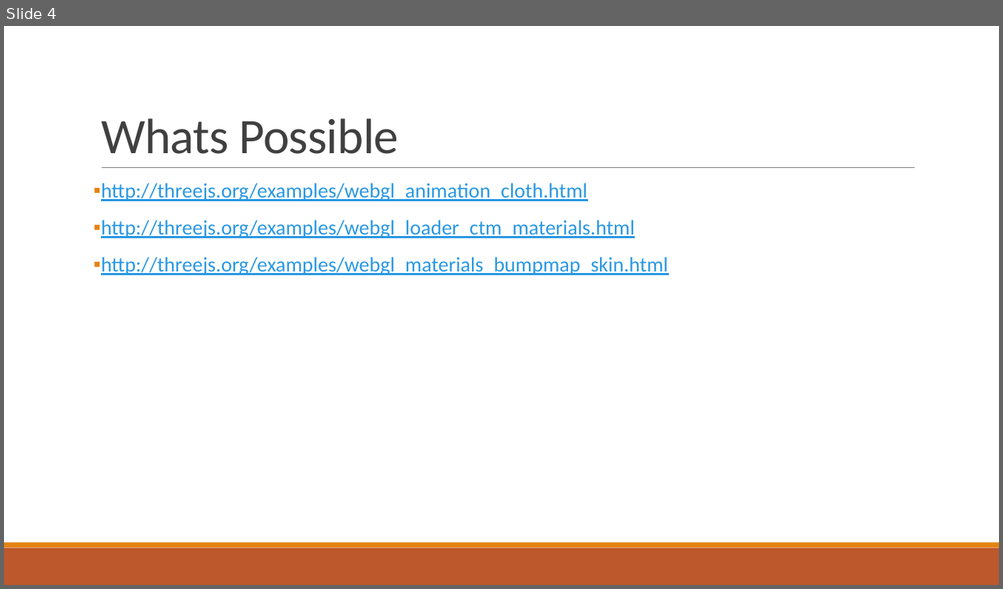
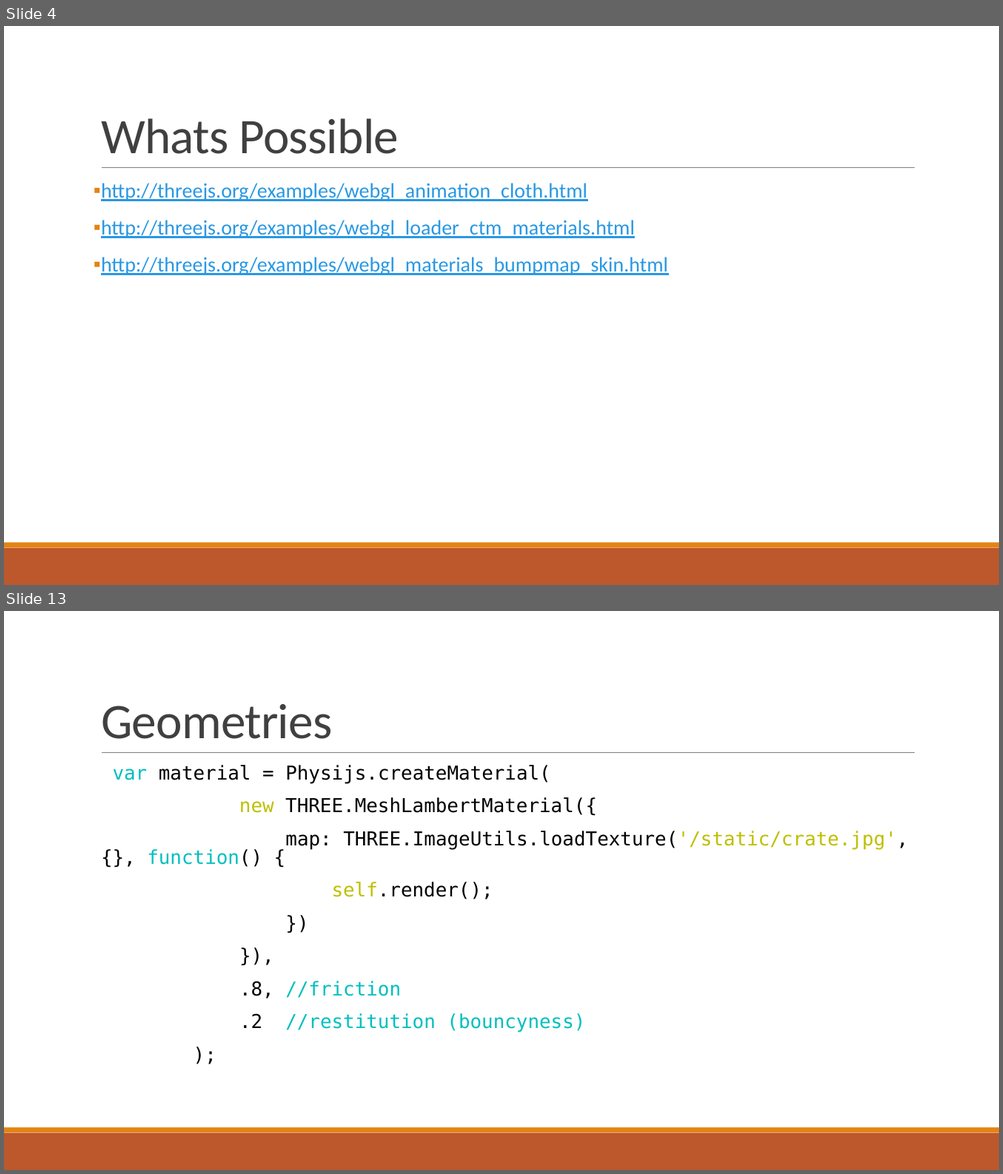
Before and after one commit to nburana/html5demo, a slide deck: notes/demo.pptx. Shown one above the other, each under a label of ours: slide 4 before the commit, slides 4 and 13 after it; the slides between them are not shown. The pictures are 1003x589 and 1003x1174 pixels, drawn with LibreOffice and Linux fonts; fonts in the diff are those of the drawing. Boxes give left, top, right and bottom in pixels: in the first picture for what was removed or moved away, otherwise in the second. Text is boxed around its words. In the diff, an @@ line names an element or a change of style, - is before the commit and + after.

```diff
--- a/notes/demo.pptx
+++ b/notes/demo.pptx
@@ slide 13 added at <box>4,611,999,1170</box>, background #FFFFFF; not listed: 3 template elements that a slide beside it also shows @@
@@ title added at <box>101,704,333,739</box>, 48 pt, text #404040 @@
+Geometries
@@ text added at <box>113,765,908,1033</box>, 18.5 pt, text #000000 @@
+  var material = Physijs.createMaterial(
+  new THREE.MeshLambertMaterial({
+  map: THREE.ImageUtils.loadTexture('/static/crate.jpg', {}, function() {
+  self.render();
+  })
+  }),
+  .8, //friction
+  .2 //restitution (bouncyness)
+  );
```
Also in this commit, not shown: 10 other slides added, 3 slides removed, 3 other files.
